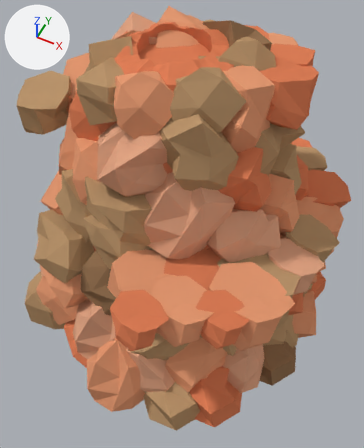
The Blender file Vakuo/Assets/Art/3D_Models/blender/mountain.blend as it was, and as the next commit left it.
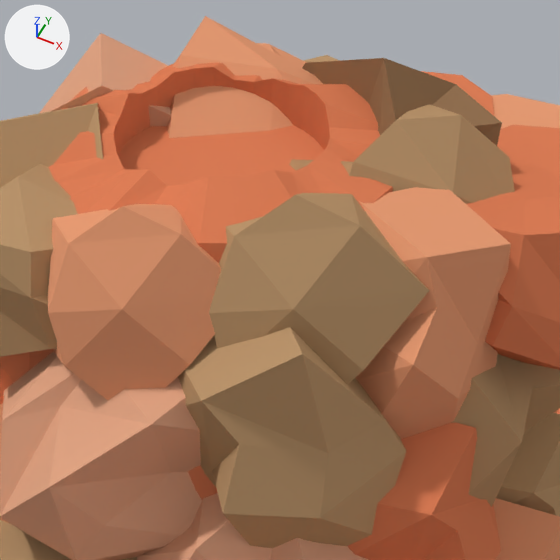
Each version is shown whole from a camera (50 mm lens) standing at (73.1, -123.8, 197.3) and looking at (15.2, -7.9, 52.4), then close up on the part from 27% to 80% of the width and 0% to 44% of the height. Every picture has the same lights, and +X, +Y and +Z are marked at upper left.
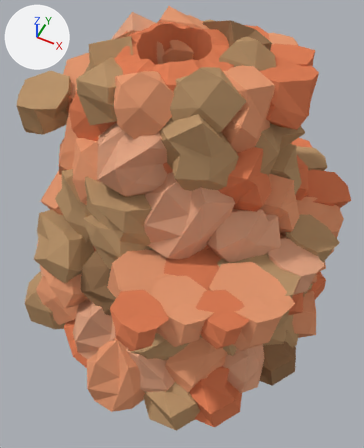
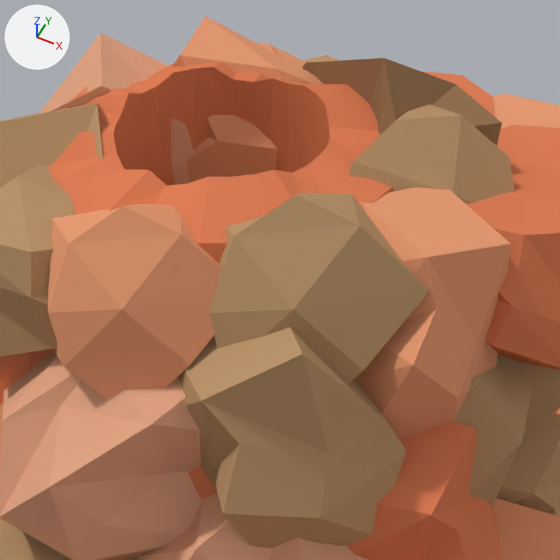
Boxes (x1, y1, x2, y2) around the edits, measured in the close-ups (560 x 560 px; the box of a moved part takes in the faces that stretch with it):
part 1 of me_plane, moved or reshaped
    both: (73, 33, 353, 215)

The change in detail:
me_plane has 3560 vertices, 3259 faces and spans x -16.4..6.8, y -10.3..12.0, z -19.1..0.4.
me_plane is used by ob_plane; location (31.5, -4.3, 126.3); scale (6.5, 6.5, 6.5).
me_plane part 1: 42 of 3560 vertices moved; they spanned x -4.8..-1.5, y -1.7..1.6, z -2.5..-0.9 and now span x -4.7..-1.4, y -1.7..1.8, z -3.2..-0.9; mean shift (0.0, 0.0, -1.8); largest move (-4.3, -1.2, -1.0) -> (-4.3, -1.2, -3.2).
